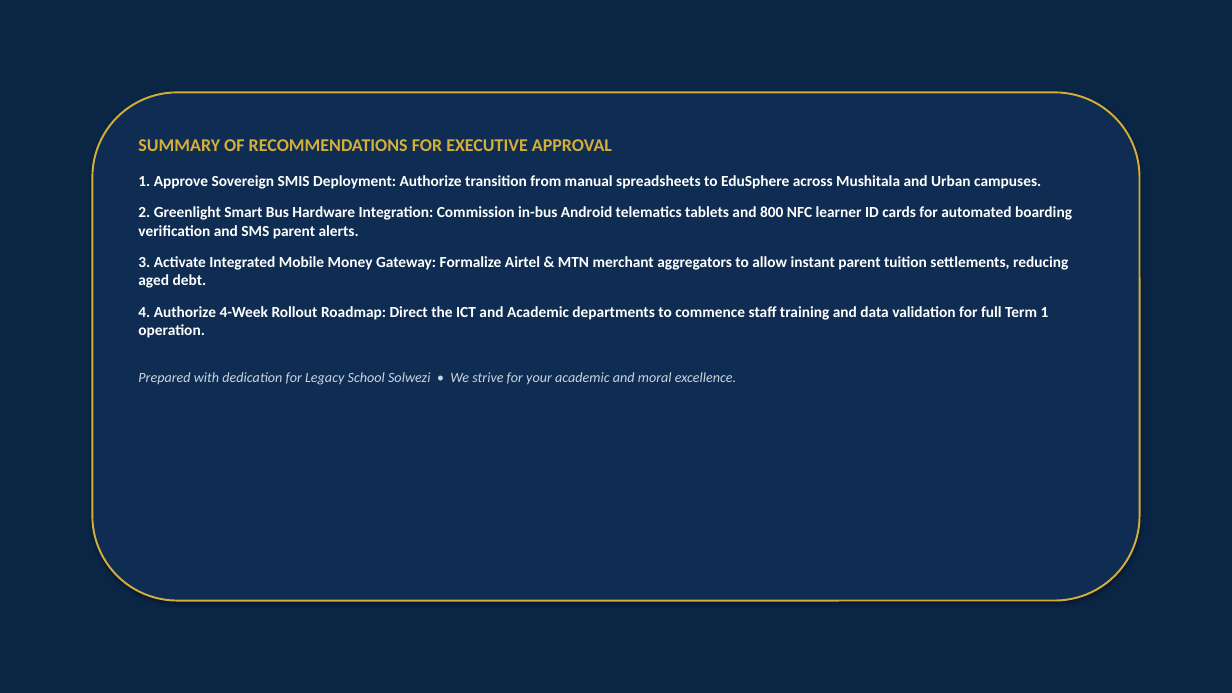
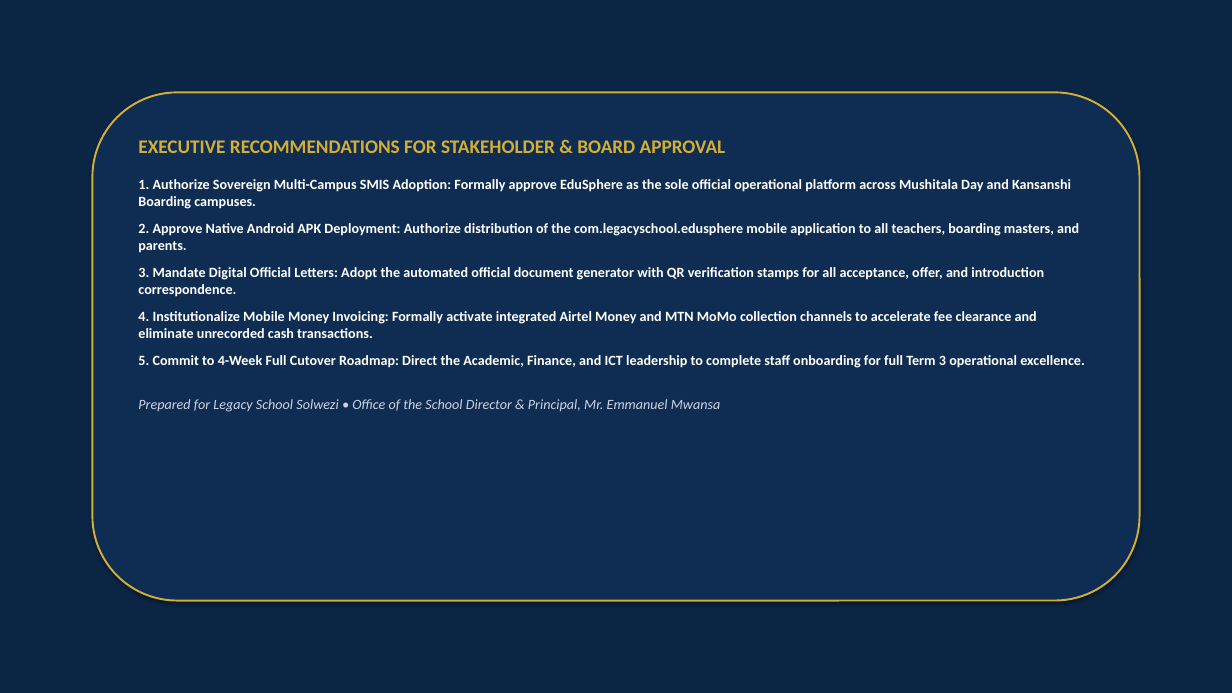
Before and after one commit to LawrenceMukombo/edusphere, a slide deck: slide 14 of Legacy_School_EduSphere_Executive_Presentation.pptx (slide 11 before the commit). Drawn at 1232x693 pixels with LibreOffice and Linux fonts; fonts in the diff are those of the drawing. Boxes give left, top, right and bottom in pixels: in the first picture for what was removed or moved away, otherwise in the second. Text is boxed around its words. In the diff, an @@ line names an element or a change of style, - is before the commit and + after.

Commit message:
docs: build comprehensive stakeholder user guide, 14-slide executive PowerPoint presentation deck, and dashboard download center

```diff
--- a/Legacy_School_EduSphere_Executive_Presentation.pptx
+++ b/Legacy_School_EduSphere_Executive_Presentation.pptx
@@ text at bbox=[138, 140, 1085, 412]: text changed; size 12 to 11 pt @@
-SUMMARY OF RECOMMENDATIONS FOR EXECUTIVE APPROVAL
-1. Approve Sovereign SMIS Deployment: Authorize transition from manual spreadsheets to EduSphere across Mushitala and Urban campuses.
-2. Greenlight Smart Bus Hardware Integration: Commission in-bus Android telematics tablets and 800 NFC learner ID cards for automated boarding verification and SMS parent alerts.
-3. Activate Integrated Mobile Money Gateway: Formalize Airtel & MTN merchant aggregators to allow instant parent tuition settlements, reducing aged debt.
-4. Authorize 4-Week Rollout Roadmap: Direct the ICT and Academic departments to commence staff training and data validation for full Term 1 operation.
-Prepared with dedication for Legacy School Solwezi • We strive for your academic and moral excellence.
+EXECUTIVE RECOMMENDATIONS FOR STAKEHOLDER & BOARD APPROVAL
+1. Authorize Sovereign Multi-Campus SMIS Adoption: Formally approve EduSphere as the sole official operational platform across Mushitala Day and Kansanshi Boarding campuses.
+2. Approve Native Android APK Deployment: Authorize distribution of the com.legacyschool.edusphere mobile application to all teachers, boarding masters, and parents.
+3. Mandate Digital Official Letters: Adopt the automated official document generator with QR verification stamps for all acceptance, offer, and introduction correspondence.
+4. Institutionalize Mobile Money Invoicing: Formally activate integrated Airtel Money and MTN MoMo collection channels to accelerate fee clearance and eliminate unrecorded cash transactions.
+5. Commit to 4-Week Full Cutover Roadmap: Direct the Academic, Finance, and ICT leadership to complete staff onboarding for full Term 3 operational excellence.
+Prepared for Legacy School Solwezi • Office of the School Director & Principal, Mr. Emmanuel Mwansa
```
Also in this commit, not shown: 1 other slide changed, 12 slides added, 9 slides removed, 5 other files.
